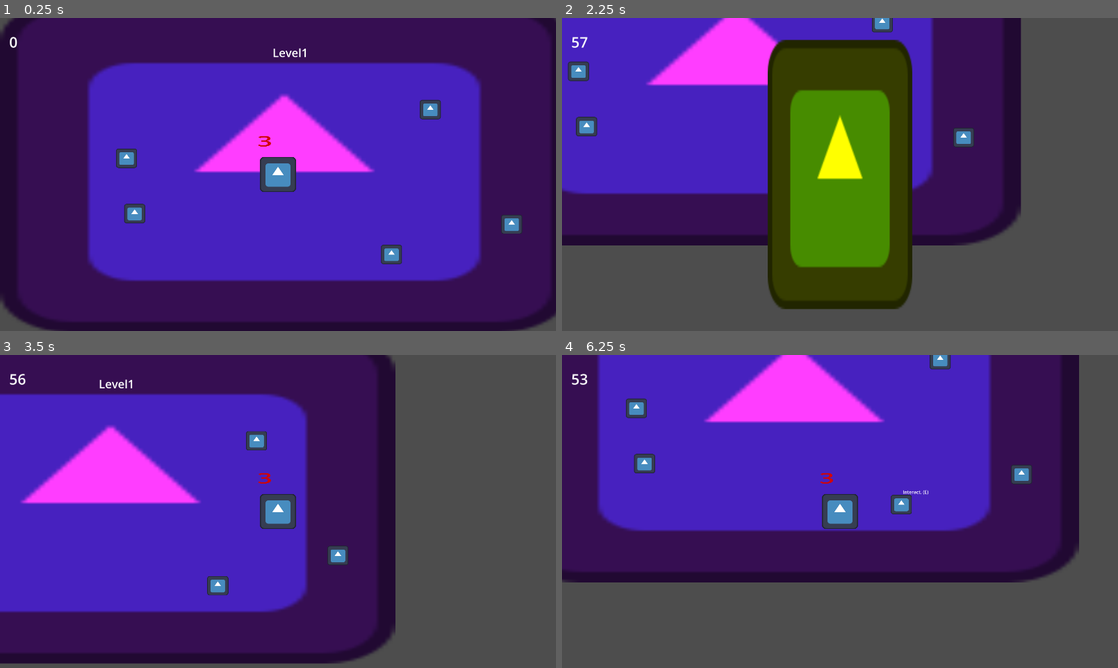
Above: before the commit, frames 1-4 (two rows, left to right).
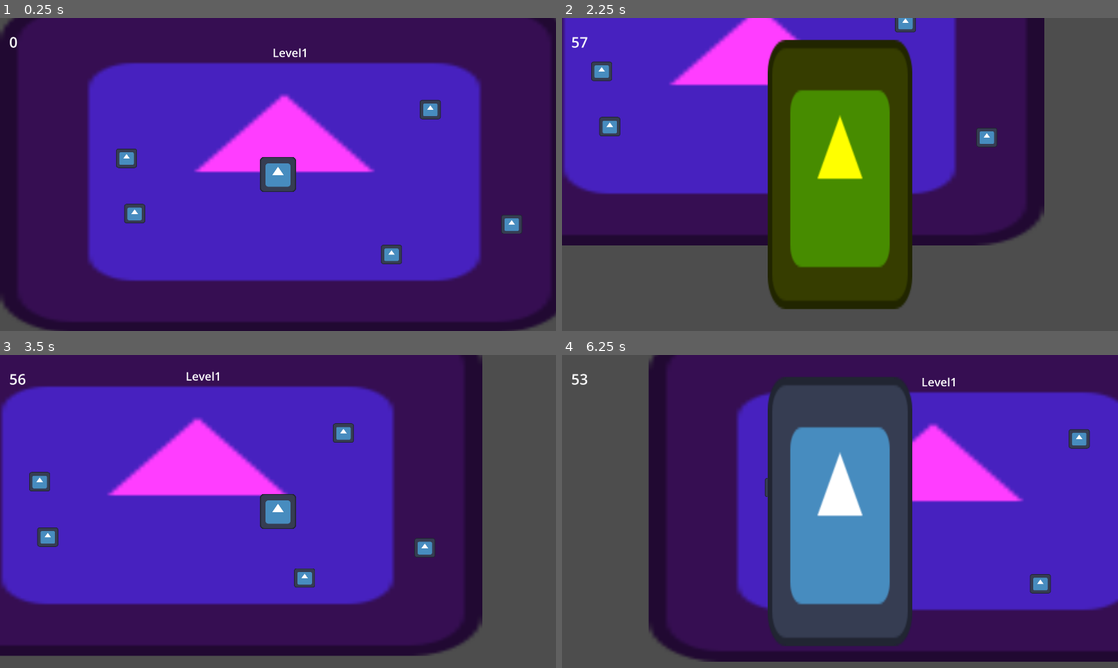
Above: after the commit, the same moments.

Repository: LitaDev-nsfw/gmtk25
Game: Godot game, scene res://scenes/game.tscn
Same seed, same stepped clock (60 frames per second), same inputs: the game is played once before the commit and once after it. The engine's default icon, where the game draws it, is replaced by a stand-in: a white triangle on a blue panel in a dark square.
Inputs (mouse positions are in pixels of both pictures, inside the frame that each line leads up to):
- Up to frame 1 (0.25 s): no input
- Up to frame 2 (2.25 s): tap Enter at 0.5 s; move the mouse to (962, 158) at 0.52 s; hold Right (ui_right) 0.53-1.28 s; hold E (interact) 0.53-1.28 s; click (962, 158) at 0.67 s; move the mouse to (728, 190) at 1.27 s; hold Down (ui_down) 1.28-2.03 s; tap E (interact) at 1.35 s; move the mouse to (895, 105) at 2.02 s; hold Right (ui_right) from 2.03 s (still down); hold E (interact) from 2.03 s (still down)
- Up to frame 3 (3.5 s): move the mouse to (278, 492) at 2.77 s; release Right (ui_right) at 2.78 s; release E (interact) at 2.78 s; hold Up (ui_up) from 2.78 s (still down); tap E (interact) at 2.85 s; click (278, 492) at 2.92 s
- Up to frame 4 (6.25 s): move the mouse to (1006, 558) at 3.52 s; release Up (ui_up) at 3.53 s; hold E (interact) 3.53-4.28 s; hold Left (ui_left) 3.53-5.03 s; tap Escape (escape, bound only after the commit) at 4.15 s; move the mouse to (673, 464) at 4.27 s; tap E (interact) at 4.35, 5.85 s; move the mouse to (867, 511) at 5.02 s; hold Down (ui_down) 5.03-5.78 s; hold E (interact) 5.03-5.78 s; click (867, 511) at 5.17 s; move the mouse to (756, 433) at 5.77 s; hold Right (ui_right) from 5.78 s (still down)

The runs differ from the first frame. In frame 1, less than 0.1% of the frame differs, in the area x 46-49%, y 37-42%; in frame 2, 11%; in frame 3, 42%; in frame 4, 82%, in the area x 0-100%, y 0-98%.

Commit message:
added void

Diff:
--- a/gmtk25/project.godot
+++ b/gmtk25/project.godot
@@ -18,6 +18,7 @@
 [autoload]
 
 EventSystem="*res://scripts/event_system.gd"
+Globals="*res://scripts/globals.gd"
 
 [display]
 
@@ -73,5 +74,12 @@
 interact={
 "deadzone": 0.2,
 "events": [Object(InputEventKey,"resource_local_to_scene":false,"resource_name":"","device":-1,"window_id":0,"alt_press …(192 unchanged characters)…
+, Object(InputEventKey,"resource_local_to_scene":false,"resource_name":"","device":-1,"window_id":0,"alt_pressed":false,"shift_pressed":false,"ctrl_pressed":false,"meta_pressed":false,"pressed":false,"keycode":0,"physical_keycode":32,"key_label":0,"unicode":32,"location":0,"echo":false,"script":null)
+, Object(InputEventKey,"resource_local_to_scene":false,"resource_name":"","device":-1,"window_id":0,"alt_pressed":false,"shift_pressed":false,"ctrl_pressed":false,"meta_pressed":false,"pressed":false,"keycode":0,"physical_keycode":4194309,"key_label":0,"unicode":0,"location":0,"echo":false,"script":null)
 ]
 }
+escape={
+"deadzone": 0.2,
+"events": [Object(InputEventKey,"resource_local_to_scene":false,"resource_name":"","device":-1,"window_id":0,"alt_pressed":false,"shift_pressed":false,"ctrl_pressed":false,"meta_pressed":false,"pressed":false,"keycode":0,"physical_keycode":4194305,"key_label":0,"unicode":0,"location":0,"echo":false,"script":null)
+]
+}
--- a/gmtk25/scenes/level_2.tscn
+++ b/gmtk25/scenes/level_2.tscn
@@ -6,6 +6,7 @@
 [ext_resource type="PackedScene" uid="uid://du6h2oyy5sg27" path="res://scenes/interactable.tscn" id="3_pbc48"]
 [ext_resource type="PackedScene" uid="uid://djdf11yg2sdxx" path="res://scenes/paiting.tscn" id="4_eqxsl"]
 [ext_resource type="PackedScene" uid="uid://cgmlaxh2mxy62" path="res://scenes/plank.tscn" id="6_wo48x"]
+[ext_resource type="PackedScene" uid="uid://csc3plow6hraf" path="res://scenes/void.tscn" id="7_y0kc7"]
 
 [sub_resource type="LabelSettings" id="LabelSettings_pbc48"]
 font_size = 40
@@ -46,4 +47,8 @@
 [node name="Plank4" parent="." instance=ExtResource("6_wo48x")]
 position = Vector2(1223, 741)
 
+[node name="Void" parent="." instance=ExtResource("7_y0kc7")]
+position = Vector2(1303, 102)
+scale = Vector2(10.7891, 7.19)
+
 [connection signal="change_level" from="Interactable" to="." method="_change_level"]
--- a/gmtk25/scenes/level_4.tscn
+++ b/gmtk25/scenes/level_4.tscn
@@ -1,8 +1,9 @@
-[gd_scene load_steps=5 format=3 uid="uid://vvtc36xkb560"]
+[gd_scene load_steps=6 format=3 uid="uid://vvtc36xkb560"]
 
 [ext_resource type="Script" uid="uid://b6ndsdjj8fvfw" path="res://scripts/level.gd" id="1_6j14n"]
 [ext_resource type="Texture2D" uid="uid://uaifruwo5cx0" path="res://icon.svg" id="1_6malg"]
 [ext_resource type="PackedScene" uid="uid://du6h2oyy5sg27" path="res://scenes/interactable.tscn" id="3_6j14n"]
+[ext_resource type="PackedScene" uid="uid://csc3plow6hraf" path="res://scenes/void.tscn" id="4_rbbjd"]
 
 [sub_resource type="LabelSettings" id="LabelSettings_6j14n"]
 font_size = 40
@@ -27,4 +28,8 @@
 [node name="Puzzle" parent="." instance=ExtResource("3_6j14n")]
 position = Vector2(273, 635)
 
+[node name="Void" parent="." instance=ExtResource("4_rbbjd")]
+position = Vector2(470, 260)
+scale = Vector2(17.8041, 9.42954)
+
 [connection signal="change_level" from="Puzzle" to="." method="_change_level"]
--- a/gmtk25/scenes/number.tscn
+++ b/gmtk25/scenes/number.tscn
@@ -15,12 +15,12 @@
 script = ExtResource("2_ctckn")
 
 [node name="Label" type="Label" parent="."]
-offset_left = -339.216
-offset_top = -292.86
-offset_right = -299.216
-offset_bottom = -269.86
+offset_left = -143.0
+offset_top = -305.0
+offset_right = -79.0
+offset_bottom = -32.0
 scale = Vector2(4.67677, 1.91762)
-text = "1"
+text = "-"
 label_settings = SubResource("LabelSettings_1u5is")
 
 [node name="Area2D" type="Area2D" parent="."]
--- /dev/null
+++ b/gmtk25/scenes/void.tscn
@@ -0,0 +1,15 @@
+[gd_scene load_steps=3 format=3 uid="uid://csc3plow6hraf"]
+
+[ext_resource type="Script" uid="uid://dk0xohi0frn3i" path="res://scripts/void.gd" id="1_ccpoa"]
+
+[sub_resource type="CapsuleShape2D" id="CapsuleShape2D_emvin"]
+
+[node name="Void" type="Node2D"]
+script = ExtResource("1_ccpoa")
+
+[node name="Area2D" type="Area2D" parent="."]
+
+[node name="CollisionShape2D" type="CollisionShape2D" parent="Area2D"]
+shape = SubResource("CapsuleShape2D_emvin")
+
+[connection signal="body_entered" from="Area2D" to="." method="_on_area_2d_body_entered"]
--- a/gmtk25/scripts/collision_component.gd
+++ b/gmtk25/scripts/collision_component.gd
@@ -11,6 +11,8 @@
 func _input(event: InputEvent) -> void:
 	if get_overlapping_areas().size() > 0 and event.is_action_pressed("interact"):
 		open_puzzle.emit()
+	if get_overlapping_areas().size() > 0 and event.is_action_pressed("escape"):
+		close_puzzle.emit()
 
 func _on_area_entered(area: Area2D) -> void:
 	label.visible = true
--- a/gmtk25/scripts/event_system.gd
+++ b/gmtk25/scripts/event_system.gd
@@ -2,3 +2,4 @@
 
 signal play_mirror_line
 signal player_picked_up_plank
+signal player_fell
--- a/gmtk25/scripts/game.gd
+++ b/gmtk25/scripts/game.gd
@@ -18,6 +18,8 @@
 
 func _ready() -> void:
 	EventSystem.connect("play_mirror_line", show_player_label)
+	EventSystem.connect("player_fell", _repeat_level)
+
 	level_1.connect("change_level", _on_player_change_level)
 	level_1.connect("repeat_level", _repeat_level)
 	level_1.connect("add_time_to_loop", update_loop_time)
--- /dev/null
+++ b/gmtk25/scripts/globals.gd
@@ -0,0 +1,3 @@
+extends Node
+
+var player_can_move = true
--- a/gmtk25/scripts/interactable.gd
+++ b/gmtk25/scripts/interactable.gd
@@ -21,16 +21,20 @@
 		child_scene.hide()
 
 func _on_collision_component_open_puzzle() -> void:
-	child_scene._ready()
-	child_scene.show()
-
-	if child_scene.name == "Mirror":
-		await get_tree().create_timer(5).timeout
-		if child_scene.visible:
-			hide_mirror()
+	if child_scene.visible == true: # toggle
+		_on_collision_component_close_puzzle()
+	else:
+		child_scene._ready()
+		child_scene.show()
+		Globals.player_can_move = false
+		if child_scene.name == "Mirror":
+			await get_tree().create_timer(5).timeout
+			if child_scene.visible:
+				hide_mirror()
 
 func _on_collision_component_close_puzzle() -> void:
 	child_scene.hide()
+	Globals.player_can_move = true
 
 func _change_level():
 	change_level.emit()
--- a/gmtk25/scripts/number_lock.gd
+++ b/gmtk25/scripts/number_lock.gd
@@ -9,7 +9,7 @@
 func _ready() -> void:
 	var it : int = 1
 	for child : Number in get_children():
-		child.change_text(str(it))
+		child.change_text("-")
 		it+= 1
 
 func _on__check_combination() -> void:
--- a/gmtk25/scripts/player.gd
+++ b/gmtk25/scripts/player.gd
@@ -11,6 +11,7 @@
 
 	label.hide()
 	plank.hide()
+	plank_label.hide()
 
 func _physics_process(delta: float) -> void:
 	var direction := Input.get_axis("ui_left", "ui_right")
@@ -30,7 +31,8 @@
 	else:
 		velocity.y = move_toward(velocity.y, 0, SPEED)
 
-	move_and_slide()
+	if Globals.player_can_move:
+		move_and_slide()
 
 # do some animation?
 func _on_area_2d_area_entered(area: Area2D) -> void:
--- /dev/null
+++ b/gmtk25/scripts/void.gd
@@ -0,0 +1,5 @@
+extends Node2D
+
+func _on_area_2d_body_entered(body: Node2D) -> void:
+	if body is Player:
+		EventSystem.player_fell.emit()
Not shown: 1 places in gmtk25/scenes/level_2.tscn that only renumber resources
Not shown, added: gmtk25/scripts/globals.gd.uid
Not shown, added: gmtk25/scripts/void.gd.uid
